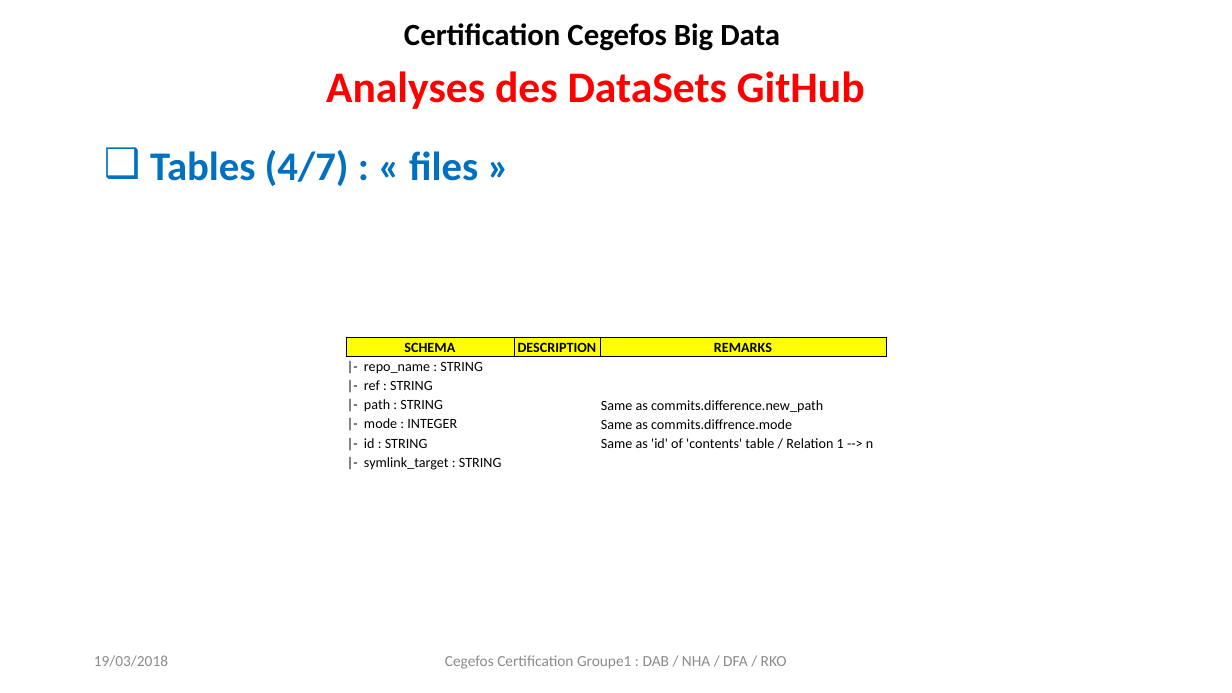
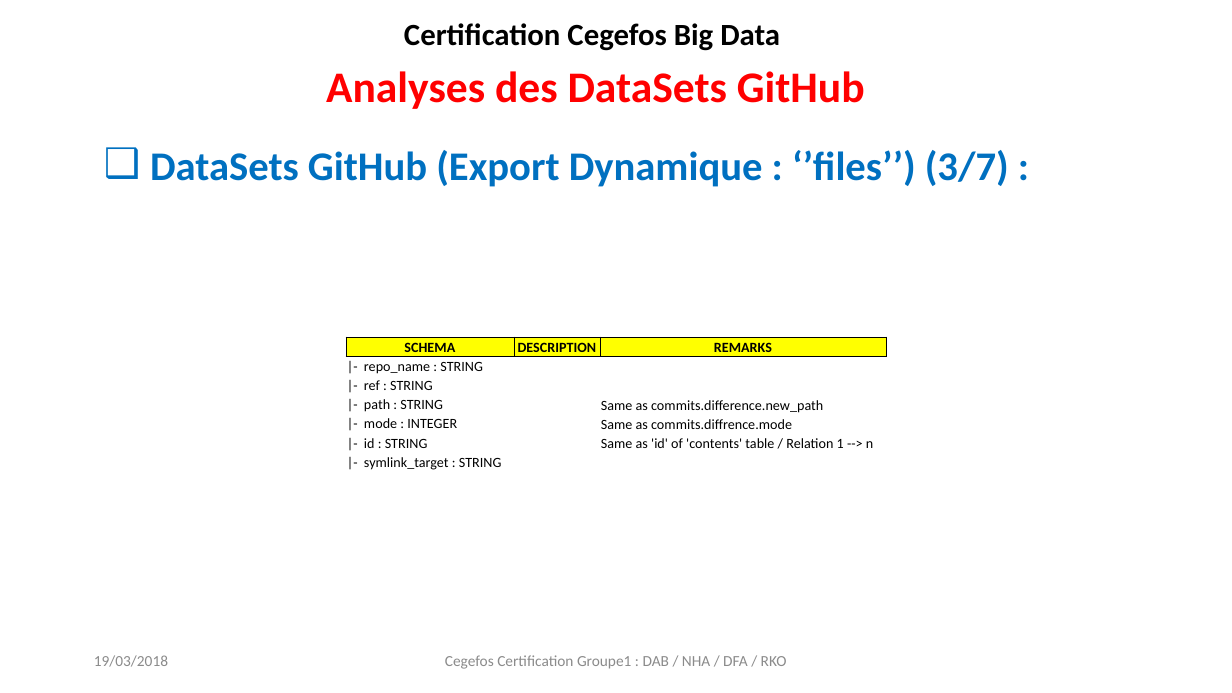
Before and after one commit to chams2012/bigDataGr1, a slide deck: slide 9 of projet_certification_github_group1.pptx (slide 21 before the commit). Drawn at 1232x693 pixels with LibreOffice and Linux fonts; fonts in the diff are those of the drawing. Boxes give left, top, right and bottom in pixels: in the first picture for what was removed or moved away, otherwise in the second. Text is boxed around its words. In the diff, an @@ line names an element or a change of style, - is before the commit and + after.

```diff
--- a/projet_certification_github_group1.pptx
+++ b/projet_certification_github_group1.pptx
@@ text at [150, 150, 1009, 187]: text changed @@
-❑ Tables (4/7) : « files »
+❑ DataSets GitHub (Export Dynamique : ‘’files’’) (3/7) :
```
Also in this commit, not shown: 16 other slides changed, 2 other files.
